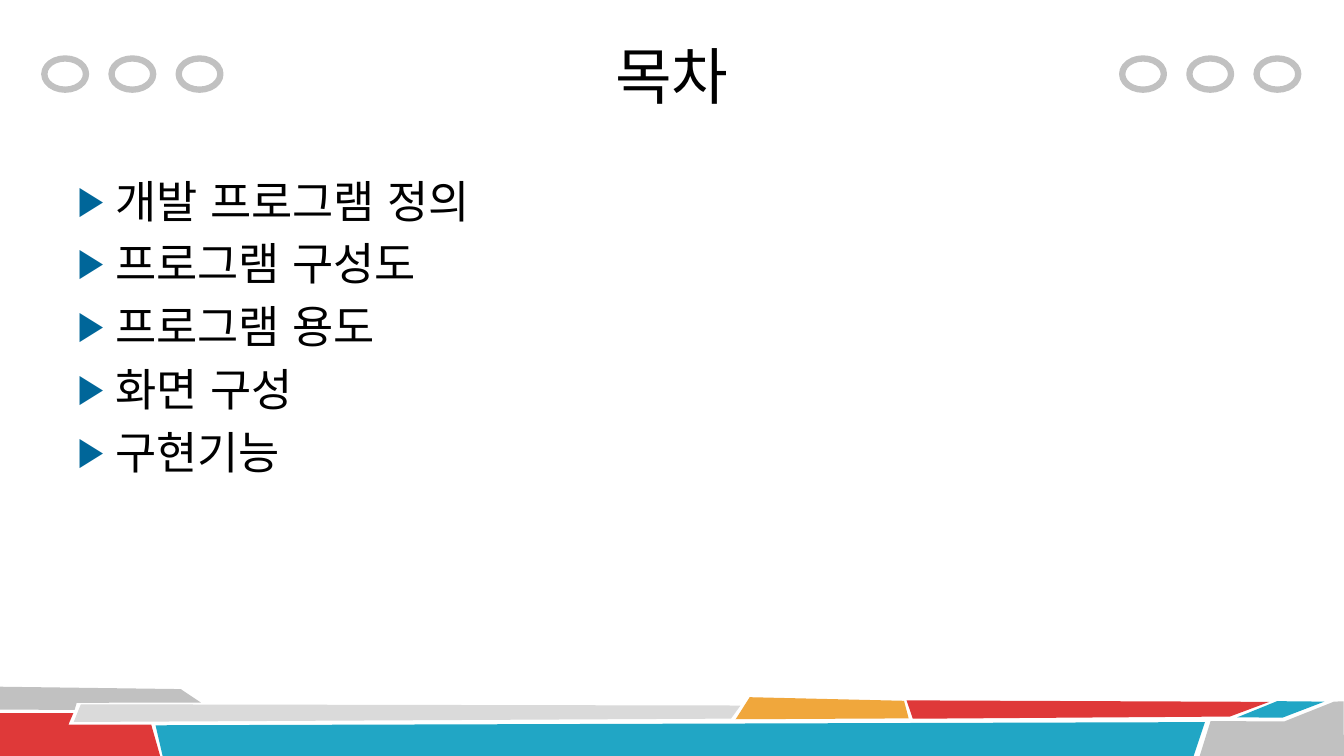
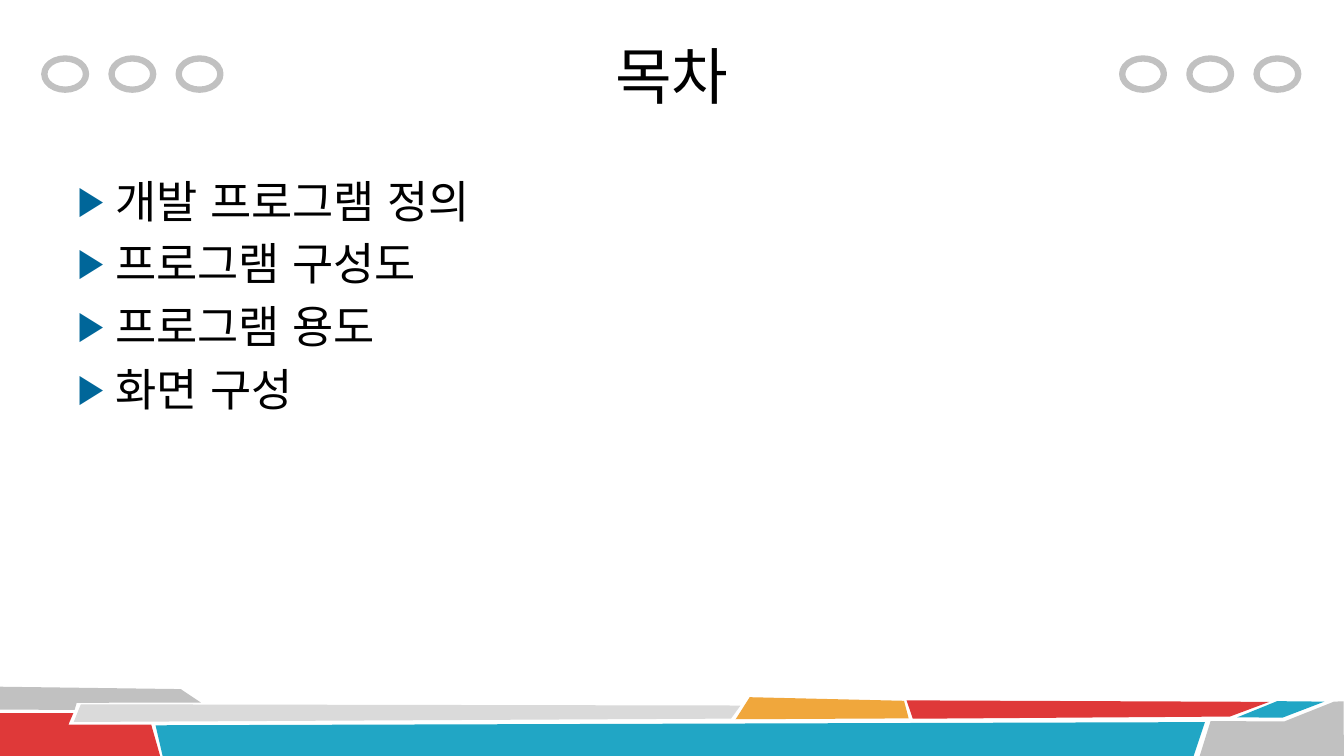
Before and after one commit to shinws9090/shin_student2, a slide deck: slide 2 of document/학생 관리 프로그램2.pptx. Drawn at 1344x756 pixels with LibreOffice and Linux fonts; fonts in the diff are those of the drawing. Boxes give left, top, right and bottom in pixels: in the first picture for what was removed or moved away, otherwise in the second. Text is boxed around its words. In the diff, an @@ line names an element or a change of style, - is before the commit and + after.

```diff
--- a/document/학생 관리 프로그램2.pptx
+++ b/document/학생 관리 프로그램2.pptx
@@ text at [115,432,280,473]: paragraph removed @@
-▶ 구현기능
```
Also in this commit, not shown: 4 other slides changed, 4 slides added, 1 slide removed.
